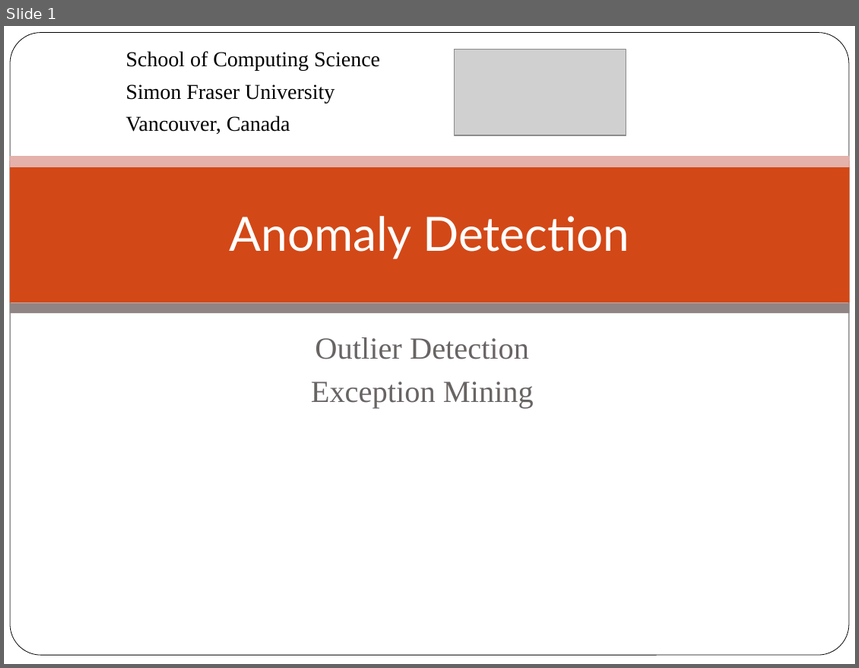
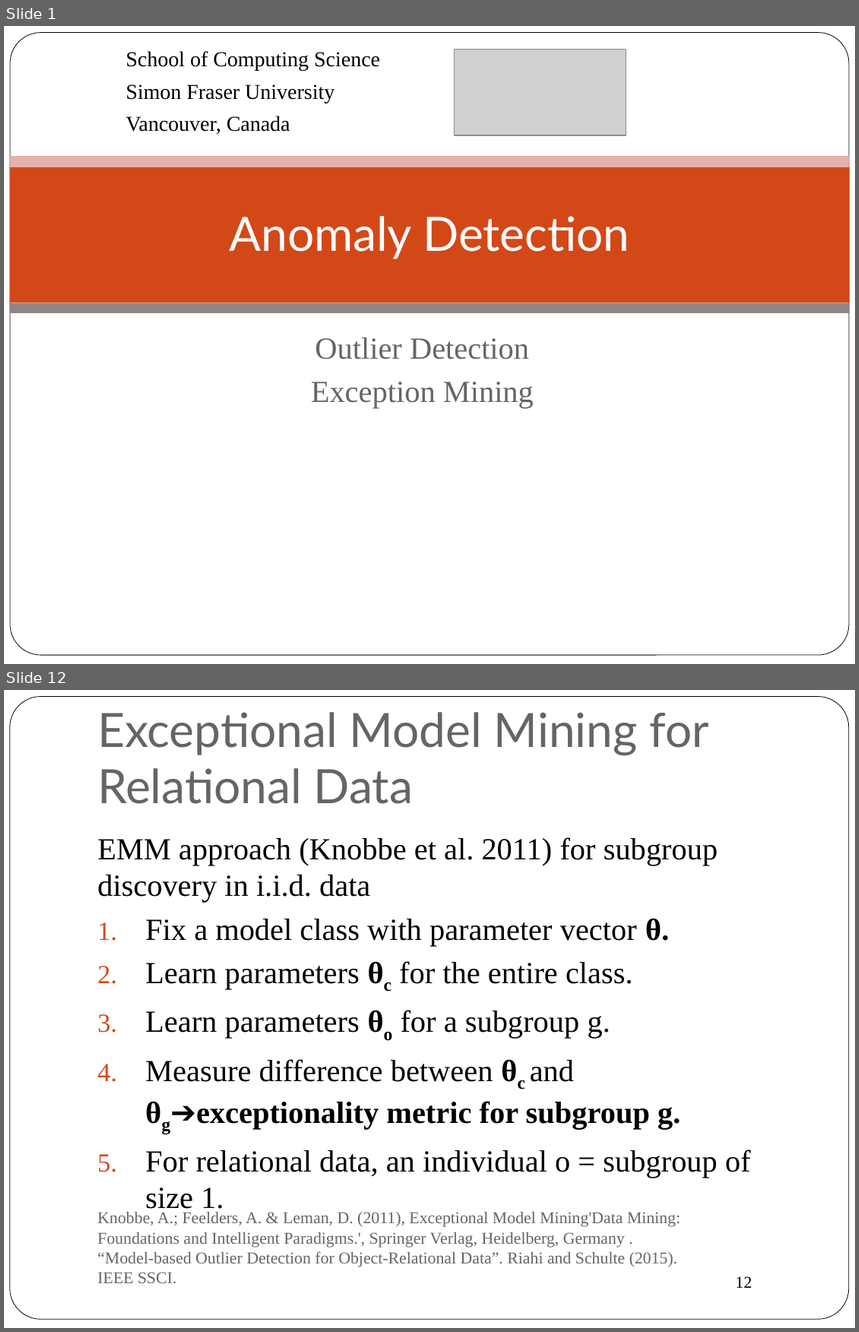
Before and after one commit to oschulte/srl-tutorial-slides, a slide deck: ch6-anomaly.pptx. Shown one above the other, each under a label of ours: slide 1 before the commit, slides 1 and 12 after it; the slides between them are not shown. The pictures are 859x668 and 859x1332 pixels, drawn with LibreOffice and Linux fonts; fonts in the diff are those of the drawing; grey boxes stand for pictures; background and template pictures are left out. Boxes give left, top, right and bottom in pixels: in the first picture for what was removed or moved away, otherwise in the second. Text is boxed around its words. In the diff, an @@ line names an element or a change of style, - is before the commit and + after.

```diff
--- a/ch6-anomaly.pptx
+++ b/ch6-anomaly.pptx
@@ slide 12 added at [4,690,855,1328], background #FFFFFF; not listed: 1 template element that a slide beside it also shows @@
@@ title added at [97,712,710,804], 40 pt, text #696464 @@
+Exceptional Model Mining for Relational Data
@@ text added at [97,837,751,1215], 26 pt, text #000000 @@
+EMM approach (Knobbe et al. 2011) for subgroup discovery in i.i.d. data
+1. Fix a model class with parameter vector θ.
+2. Learn parameters θc for the entire class.
+3. Learn parameters θo for a subgroup g.
+4. Measure difference between θc and θg➔exceptionality metric for subgroup g.
+5. For relational data, an individual o = subgroup of size 1.
@@ text added at [97,1212,680,1284], 14 pt, text #696464 @@
+Knobbe, A.; Feelders, A. & Leman, D. (2011), Exceptional Model Mining'Data Mining: Foundations and Intelligent Paradigms.', Springer Verlag, Heidelberg, Germany .
+“Model-based Outlier Detection for Object-Relational Data”. Riahi and Schulte (2015). IEEE SSCI.
@@ page number added at [736,1277,753,1288], 14 pt, text #000000 @@
+12
```
Also in this commit, not shown: 20 slides changed, 1 other slide added, 4 slides removed.
